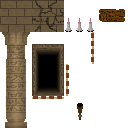
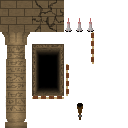
Layers edited between the first and the second w=128, h=128 image:
removed group "sign" (3 layers) over [left=99, top=9, right=125, bottom=22]
removed layer "Calque 38" (was 83%) from group "sign" over [left=100, top=11, right=124, bottom=21]
removed layer "Calque 39" from group "sign" over [left=99, top=9, right=125, bottom=22]
removed layer "Calque 37" from group "sign" over [left=99, top=9, right=125, bottom=22]
